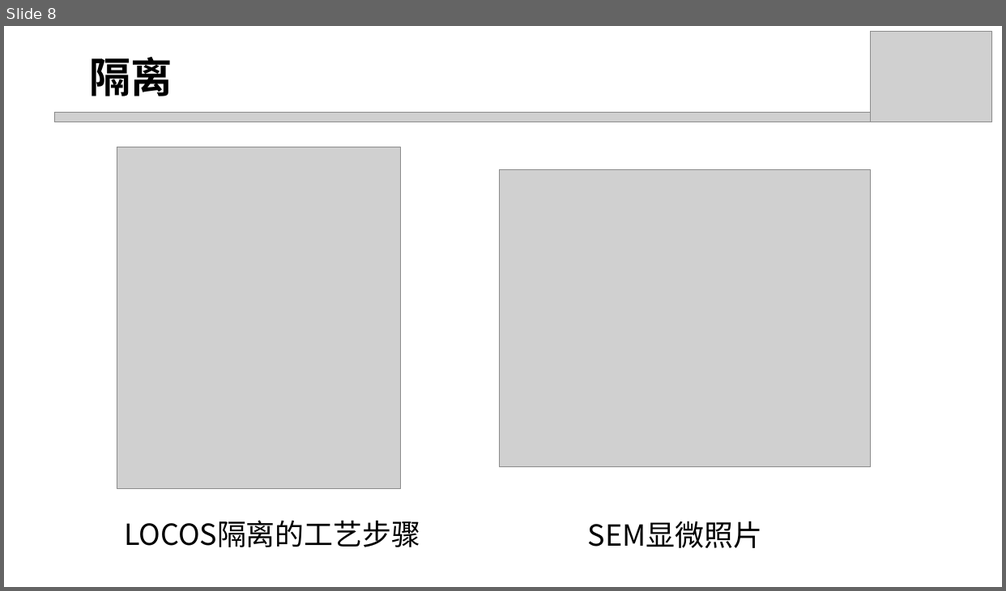
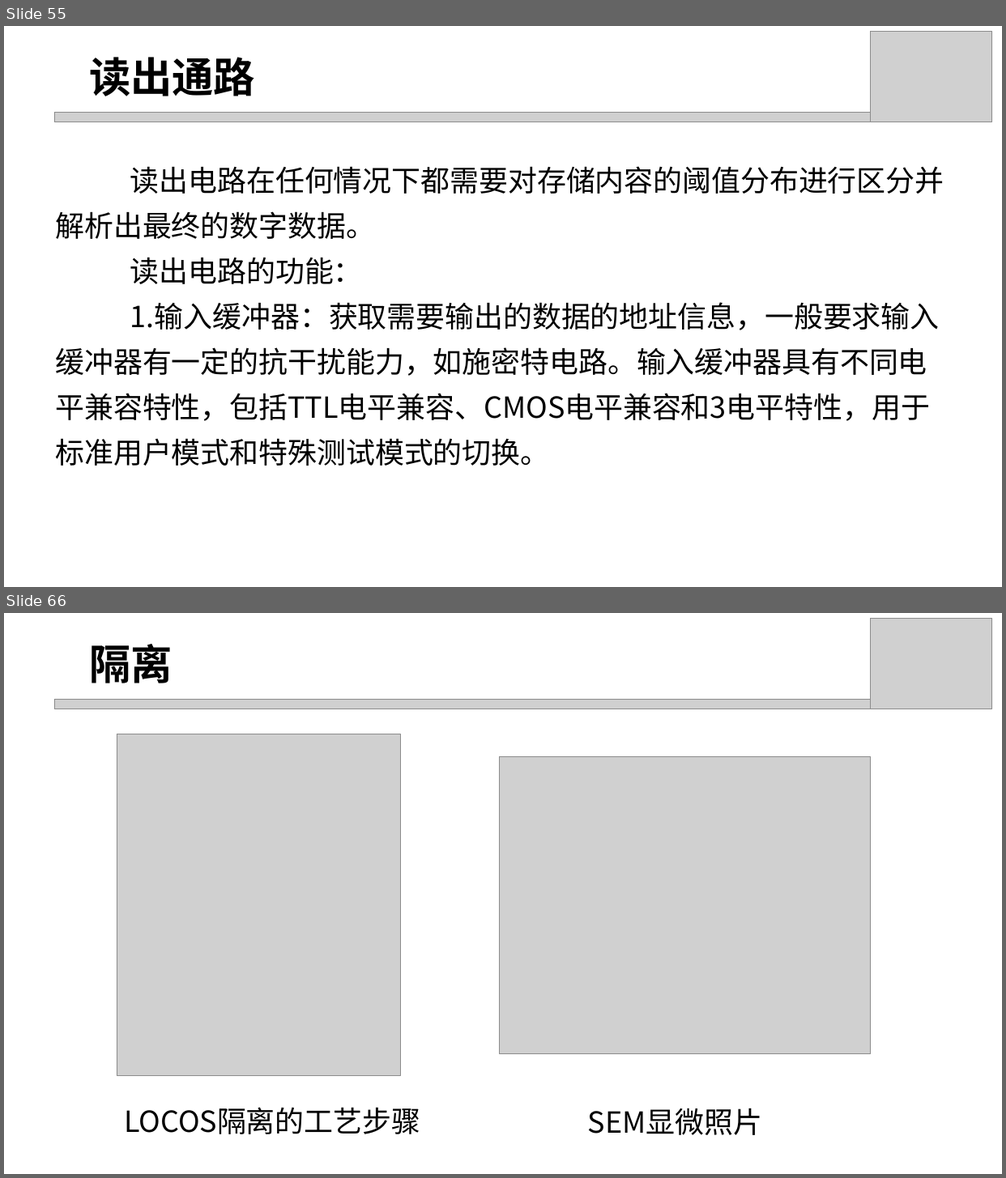
Before and after one commit to DucKlng123/flash, a slide deck: Summary/3. NOR flash.pptx. Shown one above the other, each under a label of ours: slide 8 before the commit, slides 55 and 66 after it; the slides between them are not shown. The pictures are 1006x591 and 1006x1178 pixels, drawn with LibreOffice and Linux fonts; fonts in the diff are those of the drawing; grey boxes stand for pictures. Boxes give left, top, right and bottom in pixels: in the first picture for what was removed or moved away, otherwise in the second. Text is boxed around its words. In the diff, an @@ line names an element or a change of style, - is before the commit and + after.

```diff
--- a/Summary/3. NOR flash.pptx
+++ b/Summary/3. NOR flash.pptx
@@ slide 55 added at (4, 26, 1002, 587), background #FFFFFF @@
@@ picture added at (870, 31, 991, 122) @@
@@ text added at (89, 57, 255, 96), 40 pt, text #000000, bold @@
+读出通路
@@ picture added at (54, 112, 880, 122) @@
@@ text added at (55, 166, 944, 466), 28 pt, text #000000 @@
+读出电路在任何情况下都需要对存储内容的阈值分布进行区分并解析出最终的数字数据。
+读出电路的功能：
+1.输入缓冲器：获取需要输出的数据的地址信息，一般要求输入缓冲器有一定的抗干扰能力，如施密特电路。输入缓冲器具有不同电平兼容特性，包括TTL电平兼容、CMOS电平兼容和3电平特性，用于标准用户模式和特殊测试模式的切换。
@@ what was slide 8 is now slide 66 @@
```
Also in this commit, not shown: 1 slide changed, 62 other slides added, 5 slides removed, 2 other files.
